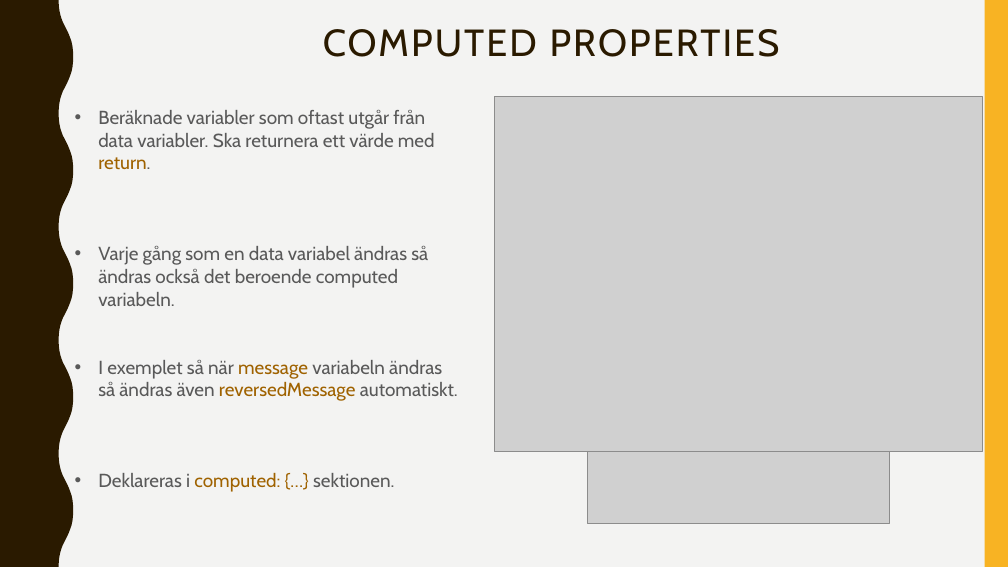
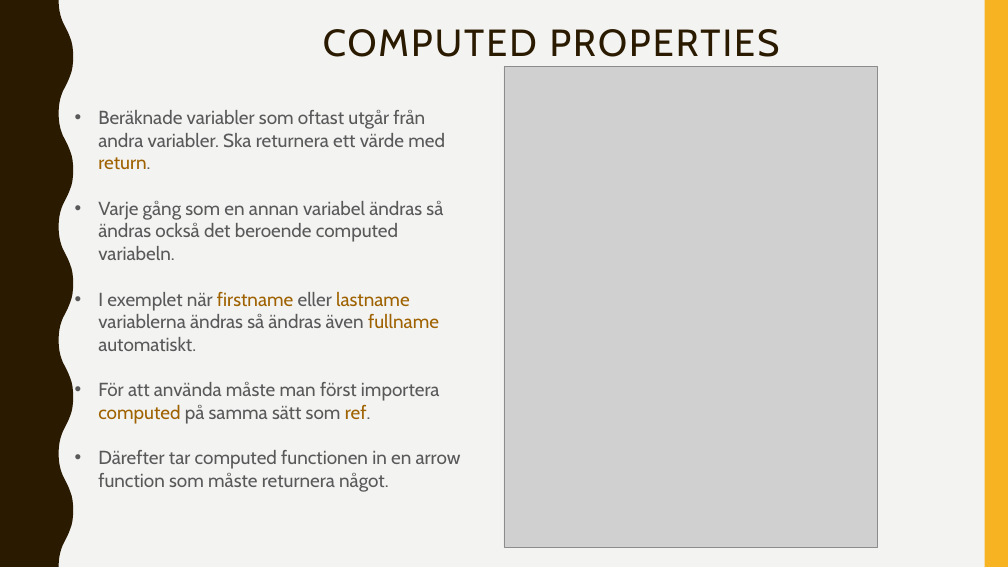
Before and after one commit to abbjetmus/programmering, a slide deck: slide 15 of Vue/Vue.pptx (slide 13 before the commit). Drawn at 1008x567 pixels with LibreOffice and Linux fonts; fonts in the diff are those of the drawing; grey boxes stand for pictures. Boxes give left, top, right and bottom in pixels: in the first picture for what was removed or moved away, otherwise in the second. Text is boxed around its words. In the diff, an @@ line names an element or a change of style, - is before the commit and + after.

```diff
--- a/Vue/Vue.pptx
+++ b/Vue/Vue.pptx
@@ picture: place and size @@
-picture at [495, 97, 983, 452]
+picture at [504, 67, 878, 547]
@@ text at [98, 110, 461, 492]: text changed @@
-• Beräknade variabler som oftast utgår från data variabler. Ska returnera ett värde med return.
-• Varje gång som en data variabel ändras så ändras också det beroende computed variabeln.
-• I exemplet så när message variabeln ändras så ändras även reversedMessage automatiskt.
-• Deklareras i computed: {…} sektionen.
+• Beräknade variabler som oftast utgår från andra variabler. Ska returnera ett värde med return.
+• Varje gång som en annan variabel ändras så ändras också det beroende computed variabeln.
+• I exemplet när firstname eller lastname variablerna ändras så ändras även fullname automatiskt.
+• För att använda måste man först importera computed på samma sätt som ref.
+• Därefter tar computed functionen in en arrow function som måste returnera något.
@@ picture removed at [588, 451, 890, 523] @@
```
Also in this commit, not shown: 4 other slides changed, 4 slides added, 1 other file.
